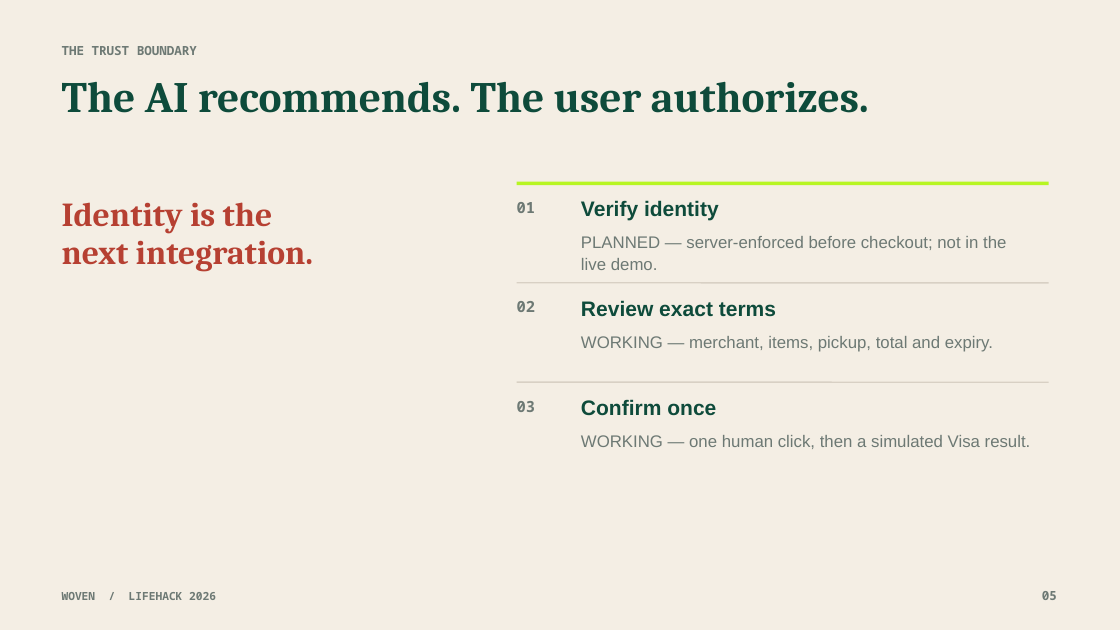
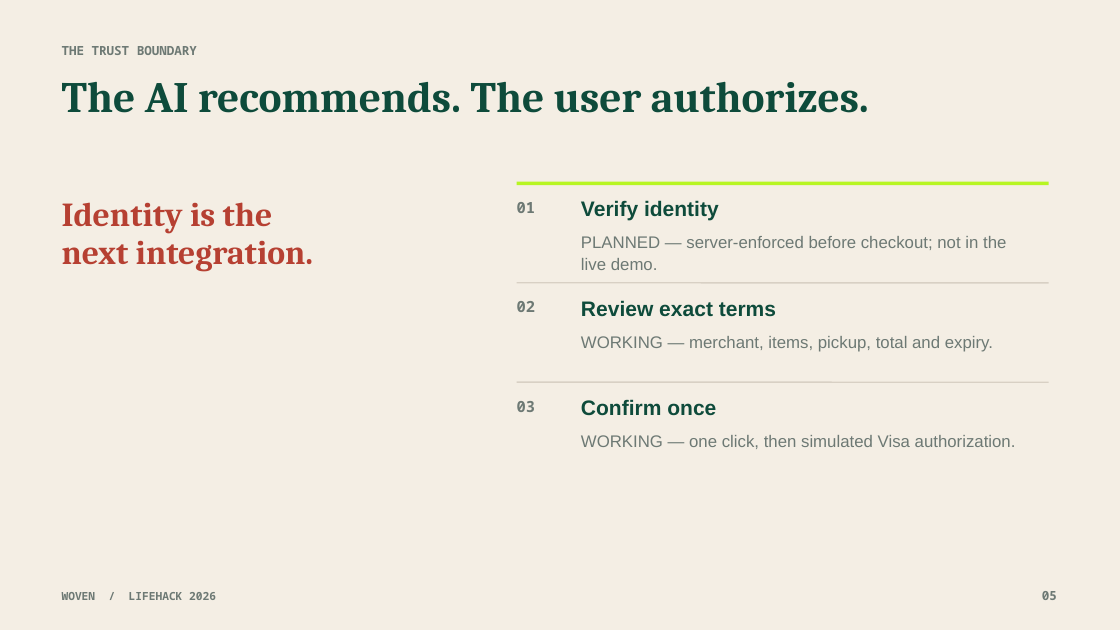
Before and after one commit to Ducksss/LifeHack-2026, a slide deck: slide 5 of docs/Woven-Hackathon-Pitch.pptx. Drawn at 1120x630 pixels with LibreOffice and Linux fonts; fonts in the diff are those of the drawing. Boxes give left, top, right and bottom in pixels: in the first picture for what was removed or moved away, otherwise in the second. Text is boxed around its words. In the diff, an @@ line names an element or a change of style, - is before the commit and + after.

```diff
--- a/docs/Woven-Hackathon-Pitch.pptx
+++ b/docs/Woven-Hackathon-Pitch.pptx
@@ text at bbox=[581, 435, 1016, 449]: text changed @@
-WORKING — one human click, then a simulated Visa result.
+WORKING — one click, then simulated Visa authorization.
```
Also in this commit, not shown: 1 other slide changed, 24 other files.
